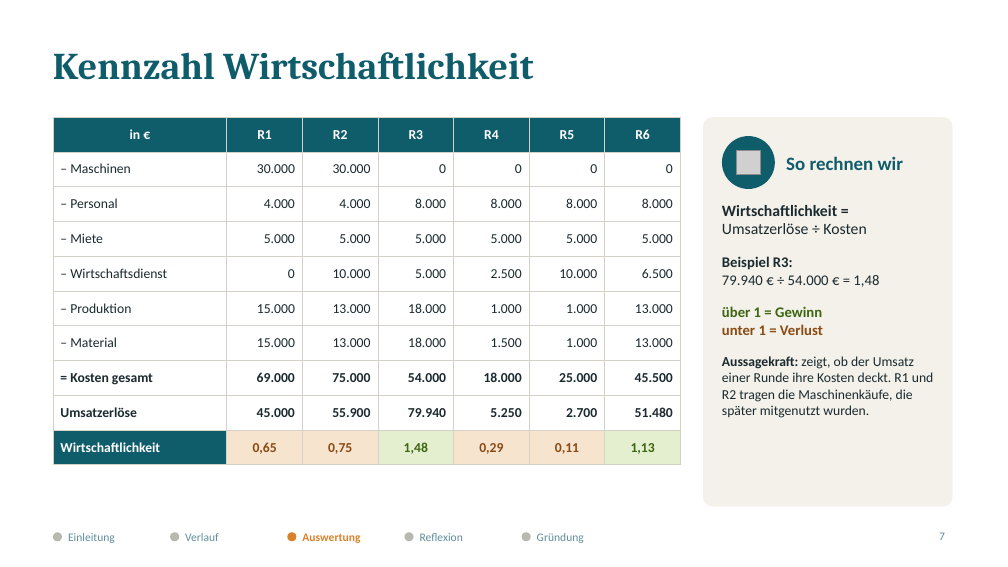
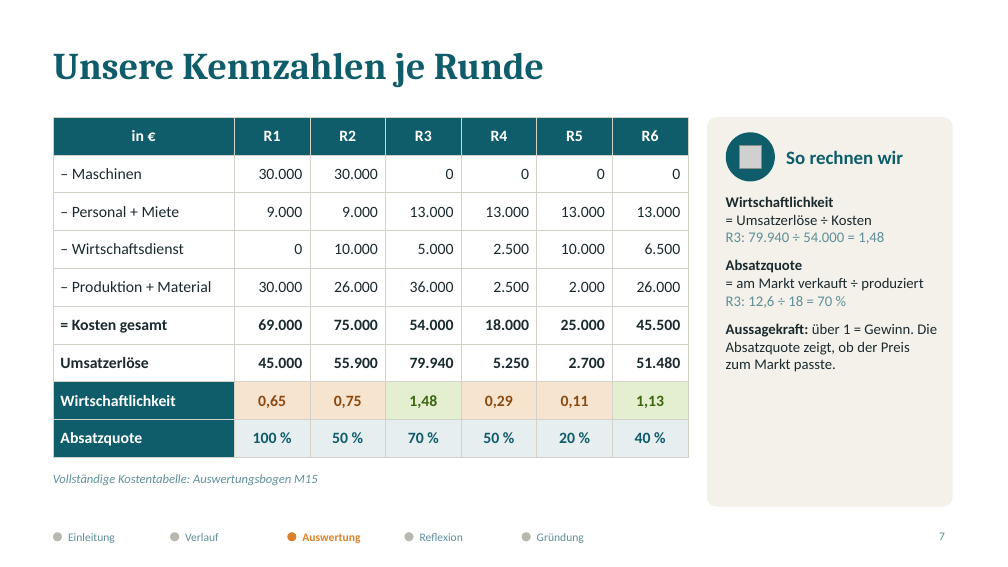
Before and after one commit to jofy0002/claude-workspace, a slide deck: slide 7 of endpraesentation/Elbharz_Endpraesentation.pptx. Drawn at 1008x567 pixels with LibreOffice and Linux fonts; fonts in the diff are those of the drawing; grey boxes stand for pictures. Boxes give left, top, right and bottom in pixels: in the first picture for what was removed or moved away, otherwise in the second. Text is boxed around its words. In the diff, an @@ line names an element or a change of style, - is before the commit and + after.

```diff
--- a/endpraesentation/Elbharz_Endpraesentation.pptx
+++ b/endpraesentation/Elbharz_Endpraesentation.pptx
@@ title at [53, 52, 544, 88]: text changed @@
-Kennzahl Wirtschaftlichkeit
+Unsere Kennzahlen je Runde
@@ table at [53, 117, 688, 450] @@
-row 3: – Personal | 4.000 | 4.000 | 8.000 | 8.000 | 8.000 | 8.000
-row 4: – Miete | 5.000 | 5.000 | 5.000 | 5.000 | 5.000 | 5.000
+row 3: – Personal + Miete | 9.000 | 9.000 | 13.000 | 13.000 | 13.000 | 13.000
-row 6: – Produktion | 15.000 | 13.000 | 18.000 | 1.000 | 1.000 | 13.000
-row 7: – Material | 15.000 | 13.000 | 18.000 | 1.500 | 1.000 | 13.000
+row 5: – Produktion + Material | 30.000 | 26.000 | 36.000 | 2.500 | 2.000 | 26.000
+row 9: Absatzquote | 100 % | 50 % | 70 % | 50 % | 20 % | 40 %
@@ table: place and size @@
-table at [53, 117, 681, 458]
+table at [53, 117, 688, 450]
@@ rounded rectangle: place and size @@
-rounded rectangle at [703, 117, 953, 507]
+rounded rectangle at [707, 117, 953, 507]
@@ rounded rectangle at [707, 117, 953, 507]: proportions changed @@
@@ ellipse: place and size @@
-ellipse at [722, 136, 775, 189]
+ellipse at [726, 132, 775, 181]
@@ picture: place and size @@
-picture at [737, 150, 761, 175]
+picture at [740, 146, 762, 169]
@@ text "So rechnen wir": place and size @@
-text "So rechnen wir" at [786, 156, 903, 170]
+text "So rechnen wir" at [786, 150, 903, 164]
@@ text at [726, 196, 937, 372]: text changed; size 13 to 14 pt @@
-Wirtschaftlichkeit =
-Umsatzerlöse ÷ Kosten
-Beispiel R3:
-79.940 € ÷ 54.000 € = 1,48
-über 1 = Gewinn
-unter 1 = Verlust
-Aussagekraft: zeigt, ob der Umsatz einer Runde ihre Kosten deckt. R1 und R2 tragen die Maschinenkäufe, die später mitgenutzt wurden.
+Wirtschaftlichkeit
+= Umsatzerlöse ÷ Kosten
+R3: 79.940 ÷ 54.000 = 1,48
+Absatzquote
+= am Markt verkauft ÷ produziert
+R3: 12,6 ÷ 18 = 70 %
+Aussagekraft: über 1 = Gewinn. Die Absatzquote zeigt, ob der Preis zum Markt passte.
@@ text added at [53, 474, 318, 485], 12 pt, text #5F8F99, italic @@
+Vollständige Kostentabelle: Auswertungsbogen M15
```
Also in this commit, not shown: 8 other slides changed, 4 other files.
